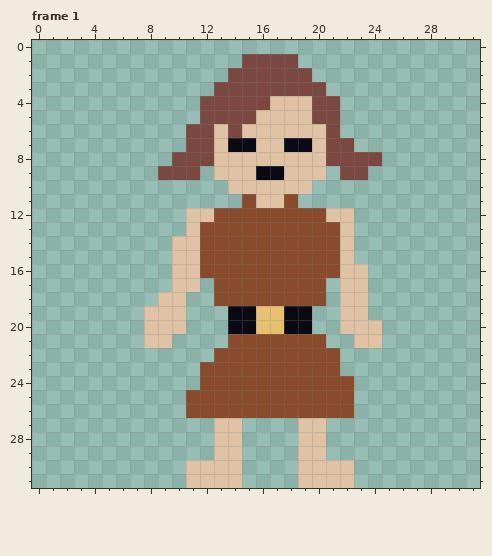
Edited in one commit: pixel-art file (aseprite/citizen/citizen.aseprite). Above, as it was before the edit.
32x32 pixels, 1 frame. Shown: frame 1. The commit also changed other frames, which this record leaves out.
Now the later version:
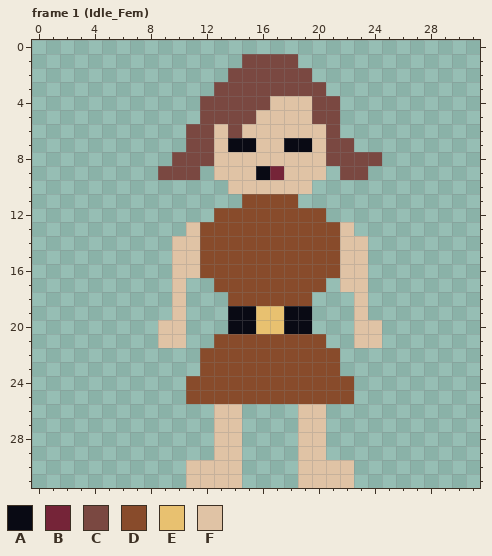
Palette (. is transparent): A #090a14  B #752438  C #7a4841  D #884b2b  E #e8c170  F #e0c3a5
Change:
--- frame 1 (Idle_Fem), layers "limbs", "b", "h"
@@ x 6..25 @@
  8 ....CCCFFFFFFFFCCCC.
- 9 ...CCC.FFFAAFFF.CC..
+ 9 ...CCC.FFFABFFF.CC..
 10 ........FFFFFF......
-11 .........DFFD.......
-12 .....FFDDDDDDDDFF...
+11 .........DDDD.......
+12 .......DDDDDDDD.....
 13 .....FDDDDDDDDDDF...
-14 ....FFDDDDDDDDDDF...
-15 ....FFDDDDDDDDDDF...
+14 ....FFDDDDDDDDDDFF..
+15 ....FFDDDDDDDDDDFF..
 16 ....FFDDDDDDDDDDFF..
-17 ....FF.DDDDDDDD.FF..
-18 ...FF..DDDDDDDD.FF..
-19 ..FFF...AAEEAA..FF..
-20 ..FFF...AAEEAA..FFF.
-21 ..FF....DDDDDDD..FF.
-22 .......DDDDDDDDD....
+17 ....F..DDDDDDDD.FF..
+18 ....F...DDDDDD...F..
+19 ....F...AAEEAA...F..
+20 ...FF...AAEEAA...FF.
+21 ...FF..DDDDDDDD..FF.
+22 ......DDDDDDDDDD....
 23 ......DDDDDDDDDD....
-24 ......DDDDDDDDDDD...
+24 .....DDDDDDDDDDDD...
 25 .....DDDDDDDDDDDD...
-26 .....DDDDDDDDDDDD...
+26 .......FF....FF.....
 27 .......FF....FF.....
